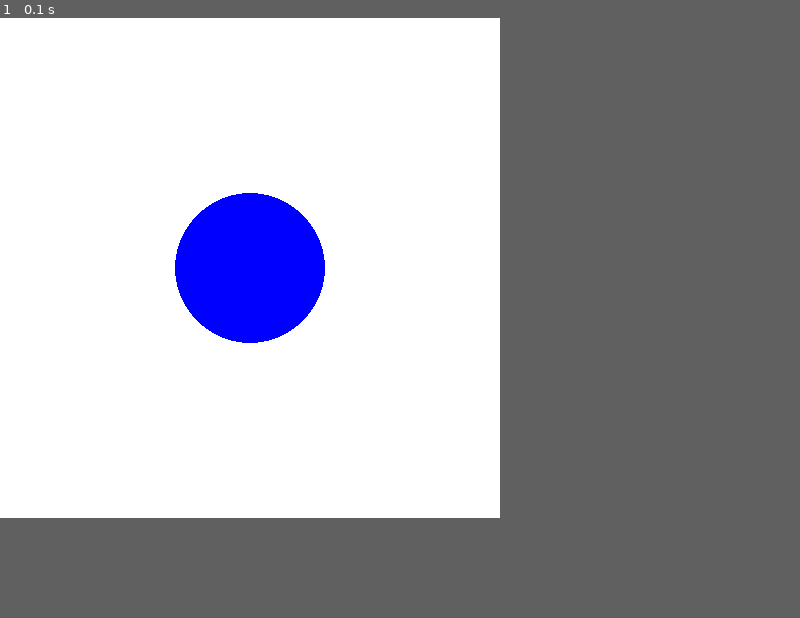
Above: before the commit, frame 1.
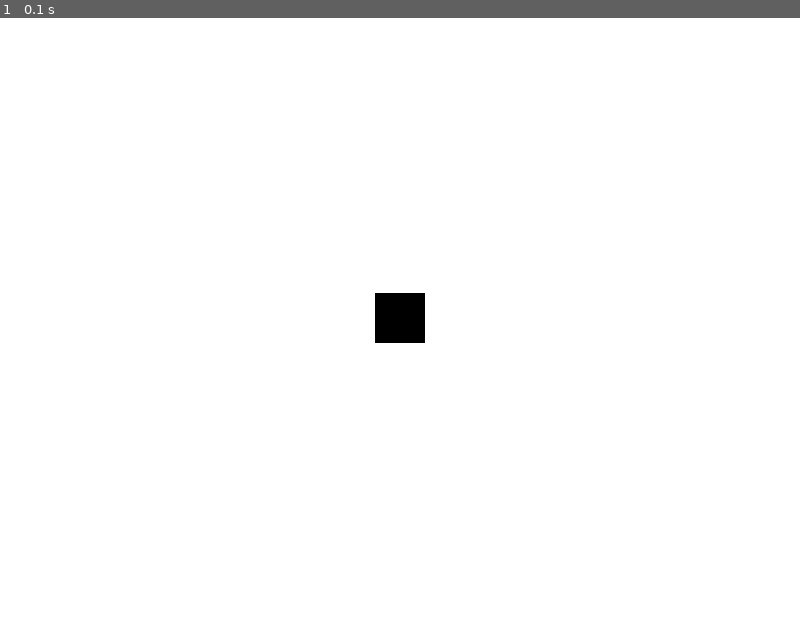
Above: after the commit, the same moment.

Repository: lachlanin4/CapstoneProject3-maze
Game: pygame game, started from MazeGame/maze.py
Same seed, same stepped clock (60 frames per second), same inputs: the game is played once before the commit and once after it.
Inputs:
- Up to frame 1 (0.1 s): no input
The window is 500x500 before the commit and 800x600 after it. Grey fills any space a smaller window leaves; there, only what the larger window draws over its background counts as a difference.

The runs differ from the first frame. In frame 1, 4.2% of the frame differs, in the area x 21-54%, y 29-55%.

Commit message:
More learning

Diff:
--- a/MazeGame/maze.py
+++ b/MazeGame/maze.py
@@ -1,28 +1,94 @@
-#import and initliase pygame
+#import pygame module
 import pygame
+
+#import pygame.locals, these are constants.
+#importing these means you can call them like K_UP instead of pygame.K_UP
+#These are referencing keyboard keys, up down left right esc
+from pygame.locals import (
+    K_UP,
+    K_DOWN,
+    K_LEFT,
+    K_RIGHT,
+    K_ESCAPE,
+    KEYDOWN,
+    QUIT,
+)
+
+#initlaise pygame
 pygame.init()
 
-#set up drawing window
-screen = pygame.display.set_mode([500,500])
+class Player(pygame.sprite.Sprite): #Player is the child class of pygame.sprite.Sprite() class so it inherits all the attributes and methods
+    def __init__ (self):
+        super(Player, self).__init__()
 
-#run until user asks to quit
+#Define constansts for screen width and heihgt, not sure why I need to do this
+SCREEN_WIDTH=800
+SCREEN_HEIGHT=600
+
+#Create screen object
+screen=pygame.display.set_mode((SCREEN_WIDTH,SCREEN_HEIGHT)) #This returns a surface with the specified dimensions, it will be the inside of the window and the OS controls the borders and title bar
+
+#You can draw to the screen using a surface
+#Asurface is a rectangular object on which you can draw
+
+#make screen white
+screen.fill((255,255,255))
+
+#create a surface, passing in width and length
+surf = pygame.Surface((50,50))
+
+#give surf colour to differentiate from screen
+surf.fill((0,0,0)) #filled with black
+rect=surf.get_rect() #access underlying Rect using .get_rect and this is stored for later
+
+#Need to use .blit() or .flip() to see what you have drawn on screen
+#.blit stands for block transfer and it is copying the contents of one surface onto another
+#you can only user blit from one surface to another
+
+#Draw surf onto screen with blit
+#surface to draw onto.blit(surface to be add),(x,y)
+#putting the coordinates as half of screens dimensions attempts to center the blit
+#but it won't s the coordinates will be the top left corner of the rectangle
+#screen.blit(surf,(SCREEN_WIDTH/2,SCREEN_HEIGHT/2))
+surf_center = (
+    (SCREEN_WIDTH-surf.get_width())/2,
+    (SCREEN_HEIGHT-surf.get_height())/2
+)
+#centered it properly with the above maths
+screen.blit(surf, surf_center)
+#.flip updates the display with everything that's been drawn since last flip()
+pygame.display.flip()
+
+#sprite is a pircture
+#pygame has a sprite class which can hold several graphical representations
+#of any game object you want to display, to use it create a new class
+#that extends Sprite which allows you to use built in methods
+
+""""""
+
+#to capture and process input use pygame event system
+#all user input results in an event being generated
+#all events put in an event queue
+#code to handle events is called an event handler
+#each event in pygrame has a type, the types focussed on in this will be keypresses and window closure
+#keypresses has event type KEYDOWN and window closure type QUIT
+#Access everything in event queue with pygame.event.get()
+#Then loop through, inspect each event type and respond accordingly
+
+#control variable to keep main loop running and be able to stop it
 running=True
+
+#Main loop
+#Event Handler - runs through everything in event queue, if event queue empty it doesn't do anything
 while running:
-    #did user click close button
+    #Look at every event in the queue
     for event in pygame.event.get():
-        if event.type==pygame.QUIT:
-            running=False
+        #did user hit a key?(KEYDOWN type)
+        if event.type ==KEYDOWN:
+            #if escape key, stop the loop
+            if event.key==K_ESCAPE:
+                running=False
 
-    #Change background colour
-    screen.fill((255,255,255))
-
-    #Draw solid blue circle in center
-    #parameters are where to draw it(screen), colour,center coordinates of circle, radius in pixels
-    pygame.draw.circle(screen,(0,0,255),(250,250),75)
-
-    #Flip the display, what we've done so far doesn't display if we dont't flip
-    #Updates contents of display to screen. nothing happens without his
-    pygame.display.flip()
-
-#exits pygame after loop
-pygame.quit()
+        #did user click window close button, if so stop loop
+        elif event.type==QUIT:
+            running =False
